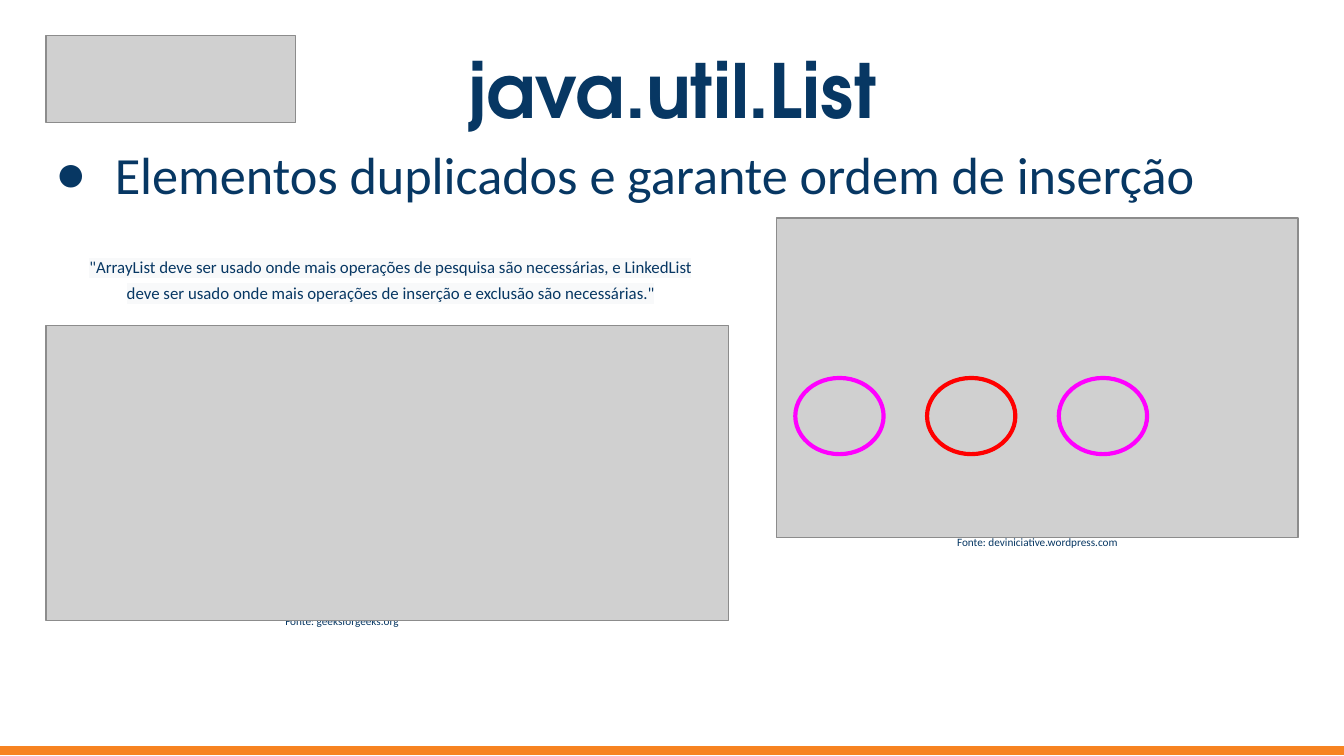
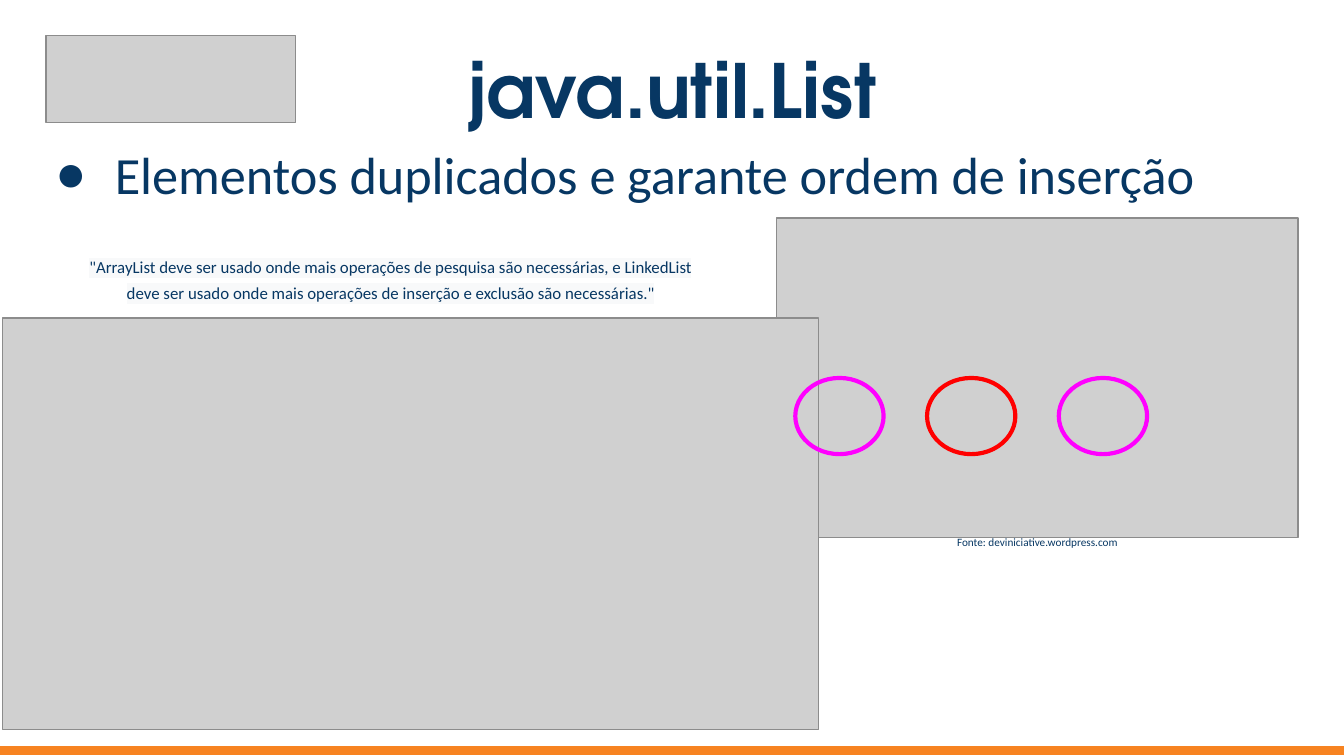
Before and after one commit to Lerufato/Dio-Project-Github, a slide deck: slide 3 of Slides_Aulas/9 - Collections Java/LIST.pptx. Drawn at 1344x756 pixels with LibreOffice and Linux fonts; fonts in the diff are those of the drawing; grey boxes stand for pictures. Boxes give left, top, right and bottom in pixels: in the first picture for what was removed or moved away, otherwise in the second. Text is boxed around its words. In the diff, an @@ line names an element or a change of style, - is before the commit and + after.

```diff
--- a/Slides_Aulas/9 - Collections Java/LIST.pptx
+++ b/Slides_Aulas/9 - Collections Java/LIST.pptx
@@ picture: place and size @@
-picture at [46, 325, 728, 621]
+picture at [3, 319, 818, 730]
@@ text removed at [285, 620, 399, 629] @@
-Fonte: geeksforgeeks.org
```
Also in this commit, not shown: 2 other files.
